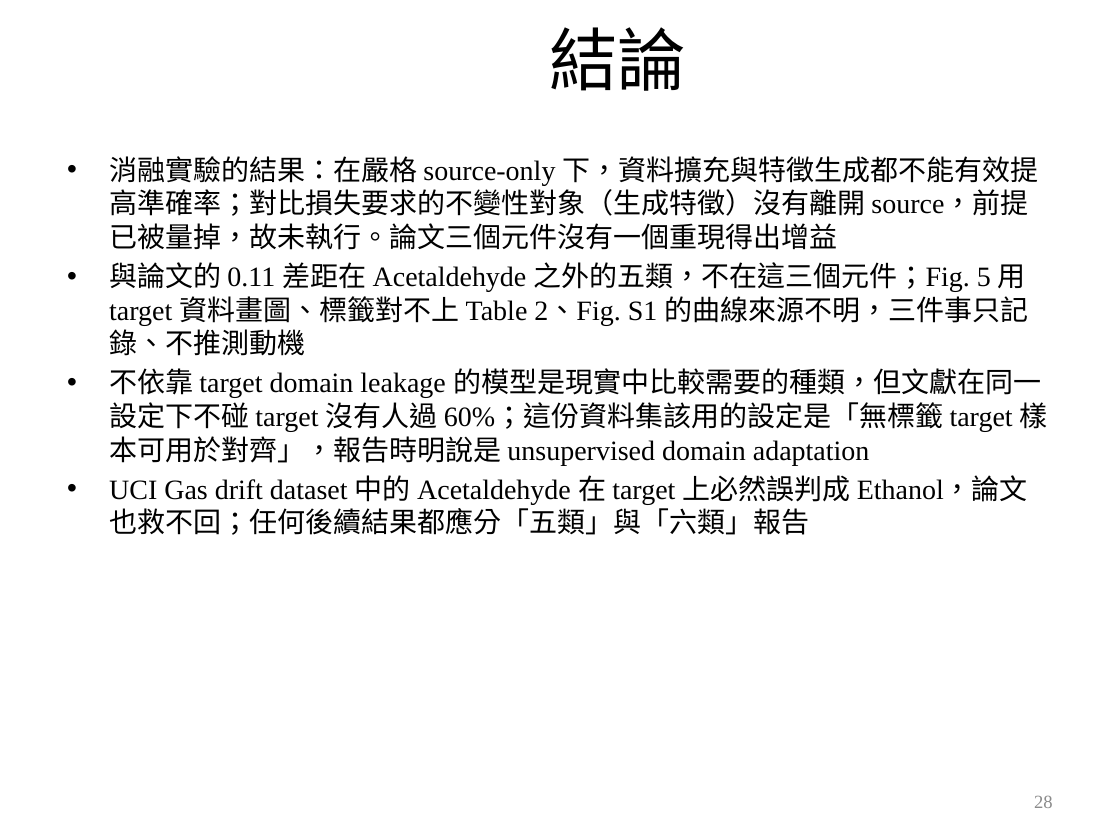
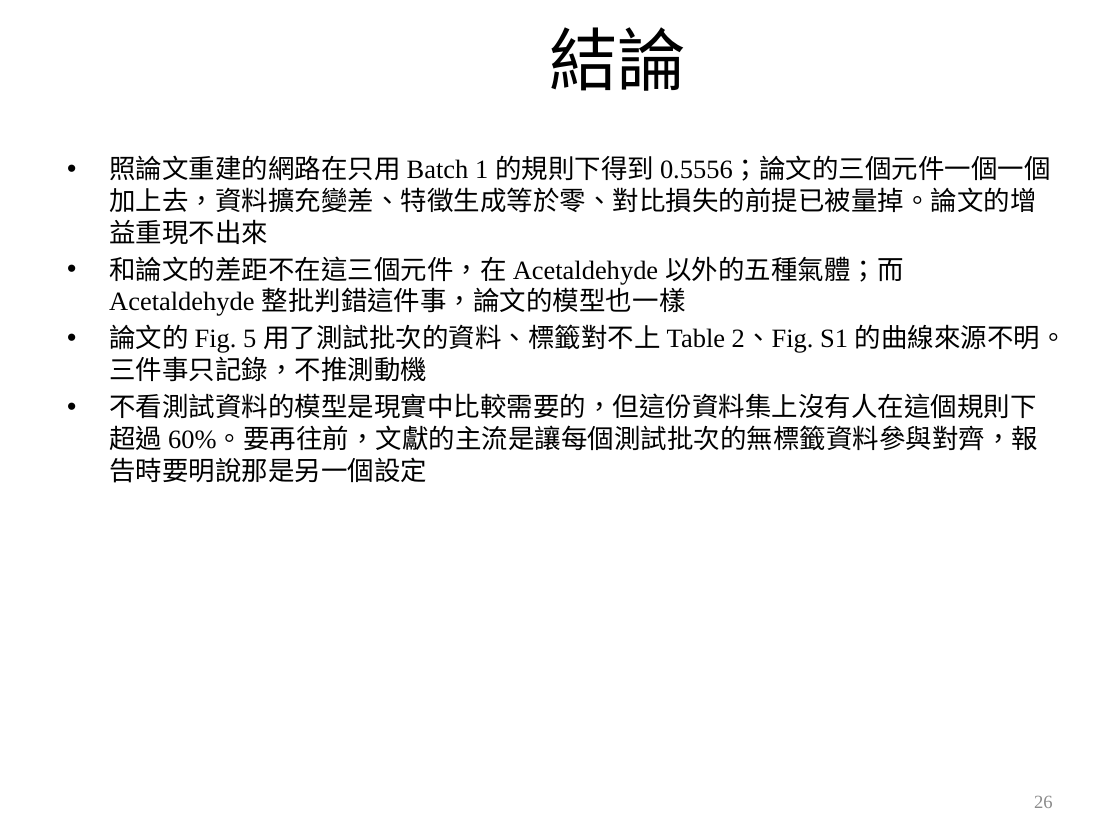
Before and after one commit to wintera1233/cdcnn, a slide deck: slide 26 of reports/09-22-merged.pptx (slide 28 before the commit). Drawn at 1120x840 pixels with LibreOffice and Linux fonts; fonts in the diff are those of the drawing; background and template pictures are left out. Boxes give left, top, right and bottom in pixels: in the first picture for what was removed or moved away, otherwise in the second. Text is boxed around its words. In the diff, an @@ line names an element or a change of style, - is before the commit and + after.

```diff
--- a/reports/09-22-merged.pptx
+++ b/reports/09-22-merged.pptx
@@ text at [109,155,1067,483]: text changed; size 18 to 17 pt @@
-• 消融實驗的結果：在嚴格 source-only 下，資料擴充與特徵生成都不能有效提高準確率；對比損失要求的不變性對象（生成特徵）沒有離開 source，前提已被量掉，故未執行。論文三個元件沒有一個重現得出增益
-• 與論文的 0.11 差距在 Acetaldehyde 之外的五類，不在這三個元件；Fig. 5 用 target 資料畫圖、標籤對不上 Table 2、Fig. S1 的曲線來源不明，三件事只記錄、不推測動機
-• 不依靠 target domain leakage 的模型是現實中比較需要的種類，但文獻在同一設定下不碰 target 沒有人過 60%；這份資料集該用的設定是「無標籤 target 樣本可用於對齊」，報告時明說是 unsupervised domain adaptation
-• UCI Gas drift dataset 中的 Acetaldehyde 在 target 上必然誤判成 Ethanol，論文也救不回；任何後續結果都應分「五類」與「六類」報告
+• 照論文重建的網路在只用 Batch 1 的規則下得到 0.5556；論文的三個元件一個一個加上去，資料擴充變差、特徵生成等於零、對比損失的前提已被量掉。論文的增益重現不出來
+• 和論文的差距不在這三個元件，在 Acetaldehyde 以外的五種氣體；而 Acetaldehyde 整批判錯這件事，論文的模型也一樣
+• 論文的 Fig. 5 用了測試批次的資料、標籤對不上 Table 2、Fig. S1 的曲線來源不明。三件事只記錄，不推測動機
+• 不看測試資料的模型是現實中比較需要的，但這份資料集上沒有人在這個規則下超過 60%。要再往前，文獻的主流是讓每個測試批次的無標籤資料參與對齊，報告時要明說那是另一個設定
@@ page number at [1034,796,1053,808]: text changed @@
-28
+26
```
Also in this commit, not shown: 8 other slides changed, 6 slides added, 8 slides removed, 1 other file.
